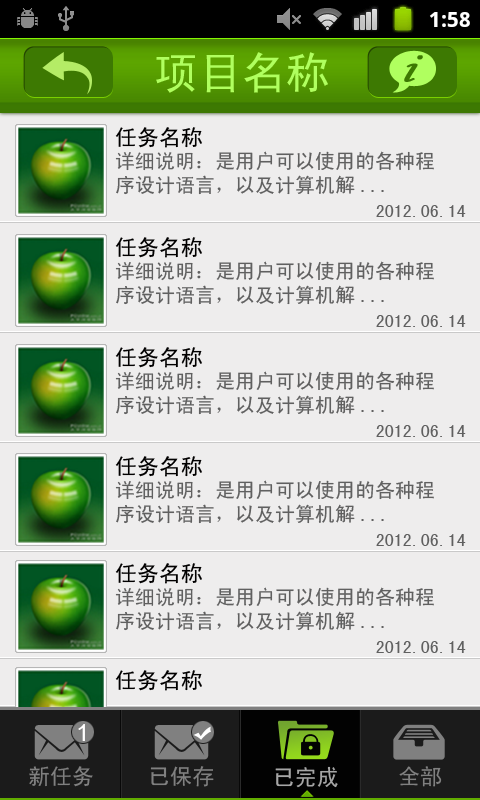
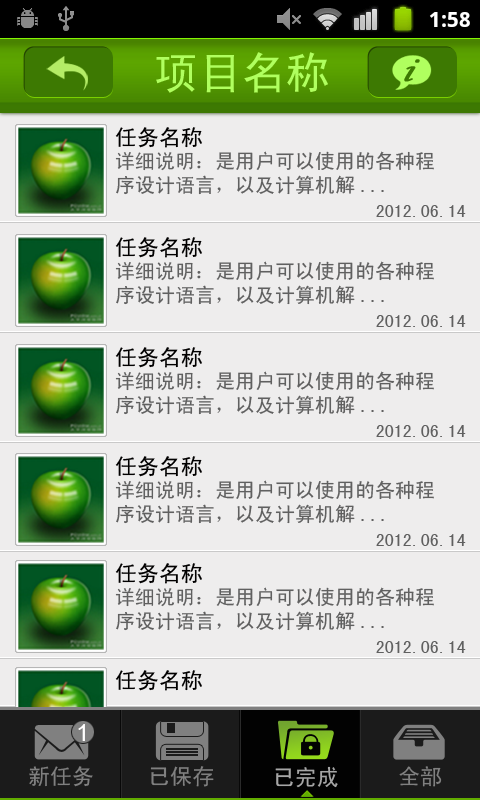
Comparing the layer stacks of the two 480x800 images. Changes:
added layer "图层 80 副本" above "图层 80" over [left=161, top=744, right=203, bottom=760]
added layer "图层 80" above "图层 81" over [left=161, top=722, right=203, bottom=736]
added layer "图层 79" above "返回-点击时" over [left=155, top=721, right=209, bottom=761]
painted on "i" over [left=404, top=55, right=423, bottom=82]
painted on "图层 68" over [left=389, top=50, right=436, bottom=93]
removed layer "形状 2" over [left=193, top=726, right=211, bottom=740]
removed layer "图层 77" over [left=192, top=721, right=214, bottom=743]
removed layer "图层 53 副本" over [left=154, top=725, right=209, bottom=760]
painted on "图层 61" over [left=42, top=52, right=92, bottom=95]
